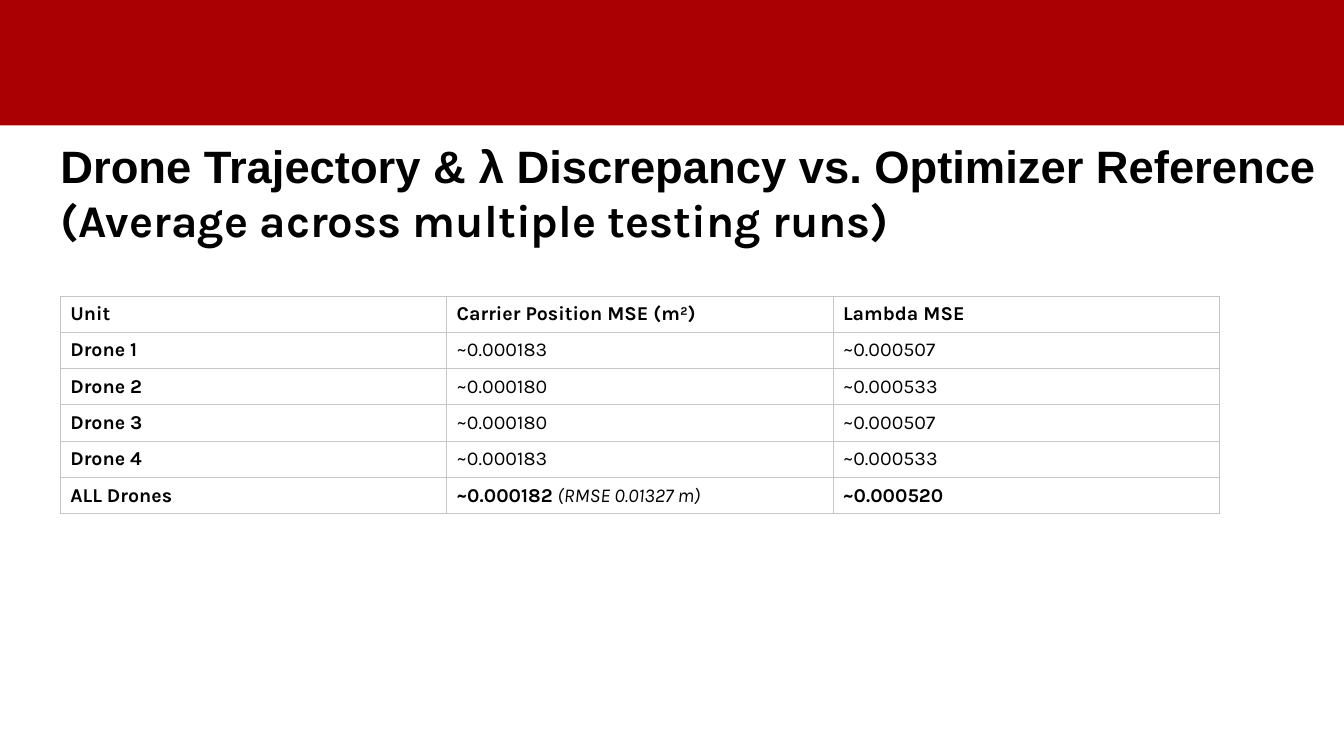
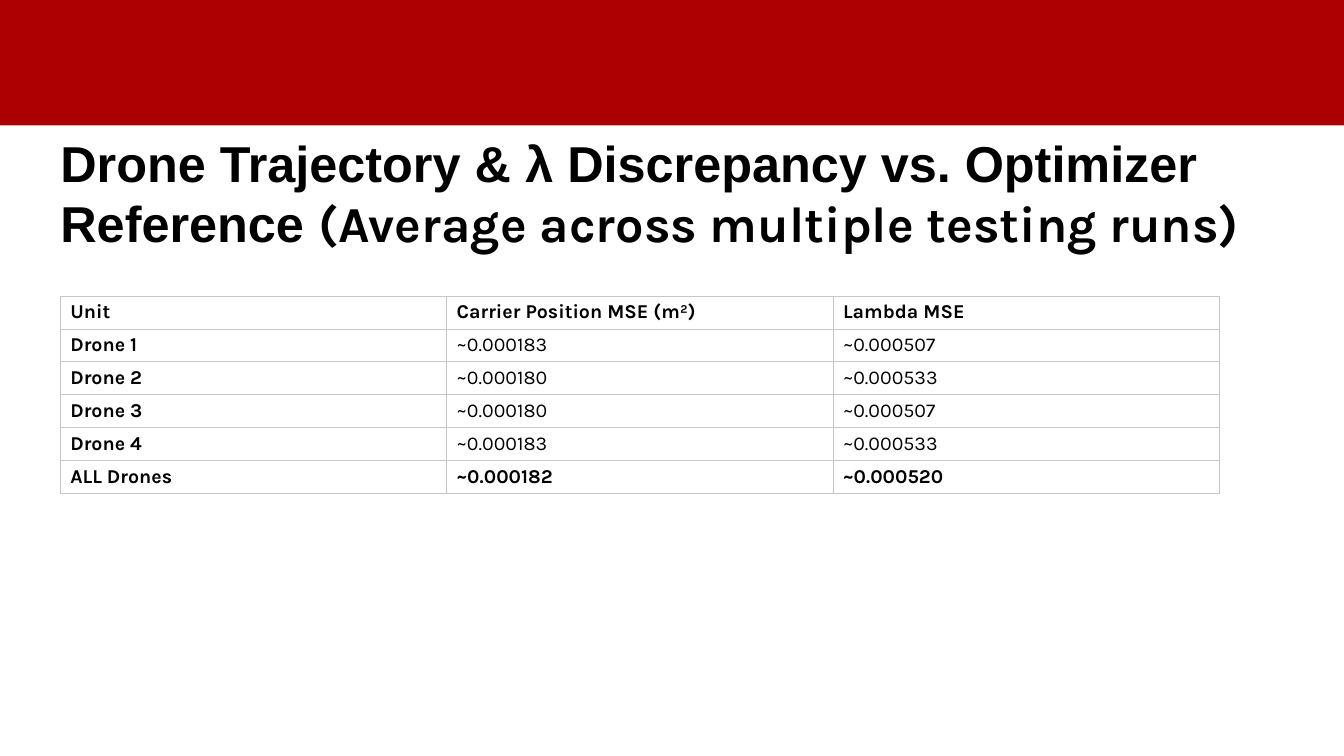
Before and after one commit to amedhisham/FixedWingsCoopTransportation, a slide deck: slide 18 of documentation/Meeting 5.pptx. Drawn at 1344x756 pixels with LibreOffice and Linux fonts; fonts in the diff are those of the drawing; background and template pictures are left out. Boxes give left, top, right and bottom in pixels: in the first picture for what was removed or moved away, otherwise in the second. Text is boxed around its words. In the diff, an @@ line names an element or a change of style, - is before the commit and + after.

```diff
--- a/documentation/Meeting 5.pptx
+++ b/documentation/Meeting 5.pptx
@@ title "Drone Trajectory & λ Discrepancy ..." at box(60, 144, 1239, 255): size 32.4 to 36 pt @@
@@ table at box(60, 296, 1219, 537) @@
-row 6, column 2: ~0.000182 (RMSE 0.01327 m)
+row 6, column 2: ~0.000182
@@ borders changed @@
```
Also in this commit, not shown: 4 other slides changed, 27 other files.
